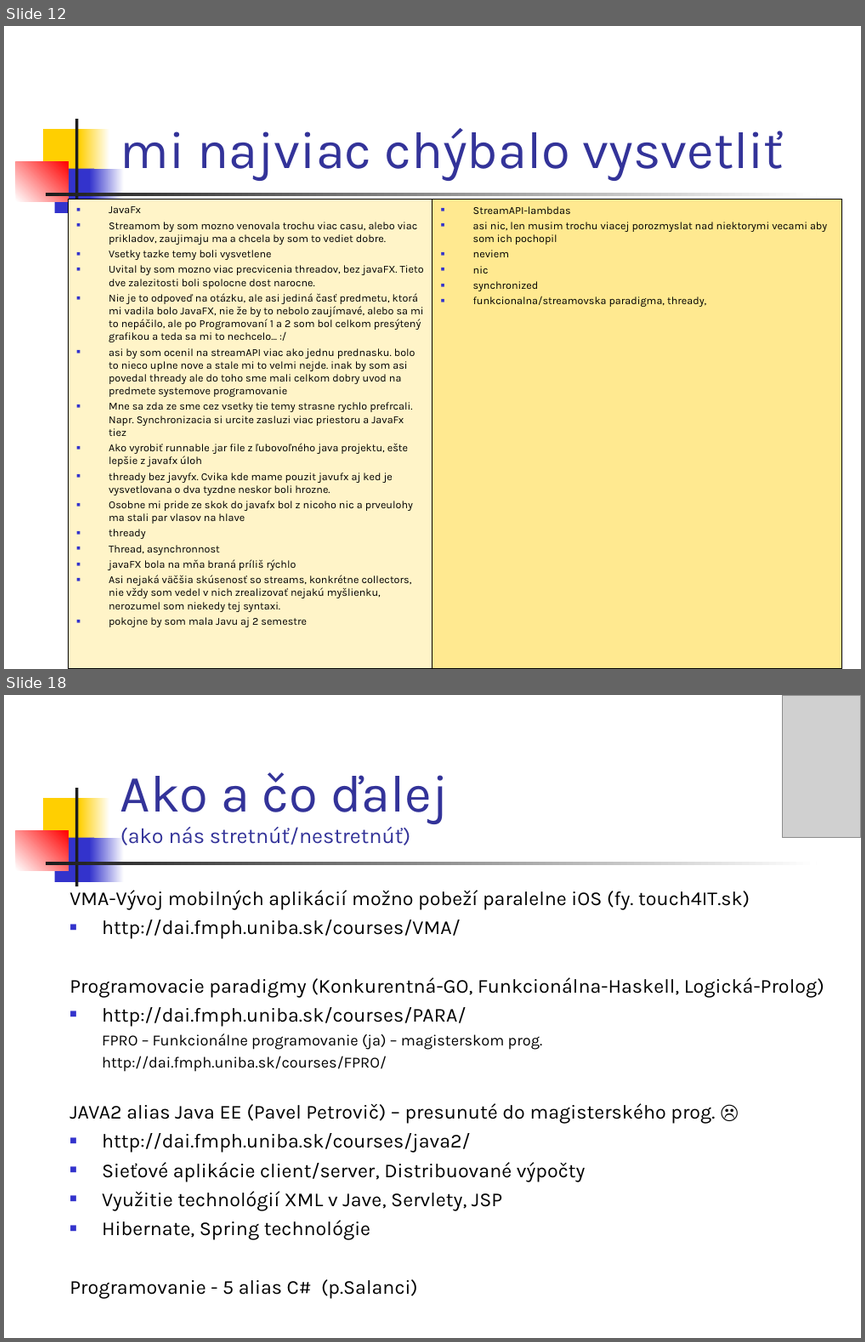
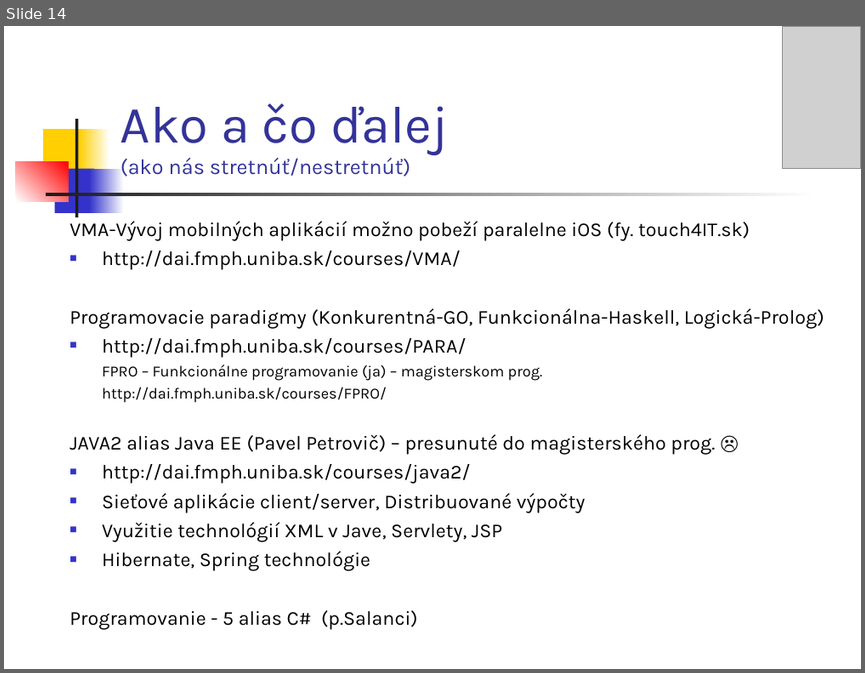
Before and after one commit to Programovanie4/Prednasky, a slide deck: 13/grandfinale.ppt. Shown one above the other, each under a label of ours: slides 12 and 18 before the commit, slide 14 after it; the slides between them are not shown. The pictures are 865x1342 and 865x673 pixels, drawn with LibreOffice and Linux fonts; fonts in the diff are those of the drawing; grey boxes stand for pictures. Boxes give left, top, right and bottom in pixels: in the first picture for what was removed or moved away, otherwise in the second. Text is boxed around its words. In the diff, an @@ line names an element or a change of style, - is before the commit and + after.

```diff
--- a/13/grandfinale.ppt
+++ b/13/grandfinale.ppt
@@ slide 12 removed at bbox=[4, 26, 861, 669], background #FFFFFF; not listed: 7 template elements that a slide beside it also shows @@
@@ title removed at bbox=[120, 128, 783, 181] @@
-mi najviac chýbalo vysvetliť
@@ rectangle removed at bbox=[69, 199, 432, 669] @@
-■ JavaFx
-■ Streamom by som mozno venovala trochu viac casu, alebo viac prikladov, zaujimaju ma a chcela by som to vediet dobre.
-■ Vsetky tazke temy boli vysvetlene
-■ Uvital by som mozno viac precvicenia threadov, bez javaFX. Tieto dve zalezitosti boli spolocne dost narocne.
-■ Nie je to odpoveď na otázku, ale asi jediná časť predmetu, ktorá mi vadila bolo JavaFX, nie že by to nebolo zaujímavé, alebo sa mi to nepáčilo, ale po Programovaní 1 a 2 som bol celkom presýtený grafikou a teda sa mi to nechcelo... :/
-■ asi by som ocenil na streamAPI viac ako jednu prednasku. bolo to nieco uplne nove a stale mi to velmi nejde. inak by som asi povedal thready ale do toho sme mali celkom dobry uvod na predmete systemove programovanie
-■ Mne sa zda ze sme cez vsetky tie temy strasne rychlo prefrcali. Napr. Synchronizacia si urcite zasluzi viac priestoru a JavaFx tiez
-■ Ako vyrobiť runnable .jar file z ľubovoľného java projektu, ešte lepšie z javafx úloh
-■ thready bez javyfx. Cvika kde mame pouzit javufx aj ked je vysvetlovana o dva tyzdne neskor boli hrozne.
-■ Osobne mi pride ze skok do javafx bol z nicoho nic a prveulohy ma stali par vlasov na hlave
-■ thready
-■ Thread, asynchronnost
-■ javaFX bola na mňa braná príliš rýchlo
-■ Asi nejaká väčšia skúsenosť so streams, konkrétne collectors, nie vždy som vedel v nich zrealizovať nejakú myšlienku, nerozumel som niekedy tej syntaxi.
-■ pokojne by som mala Javu aj 2 semestre
@@ rectangle removed at bbox=[432, 199, 842, 669] @@
-■ StreamAPI-lambdas
-■ asi nic, len musim trochu viacej porozmyslat nad niektorymi vecami aby som ich pochopil
-■ neviem
-■ nic
-■ synchronized
-■ funkcionalna/streamovska paradigma, thready,
@@ what was slide 18 is now slide 14 @@
```
Also in this commit, not shown: 4 slides changed, 11 slides added, 15 other slides removed, 5 other files.
